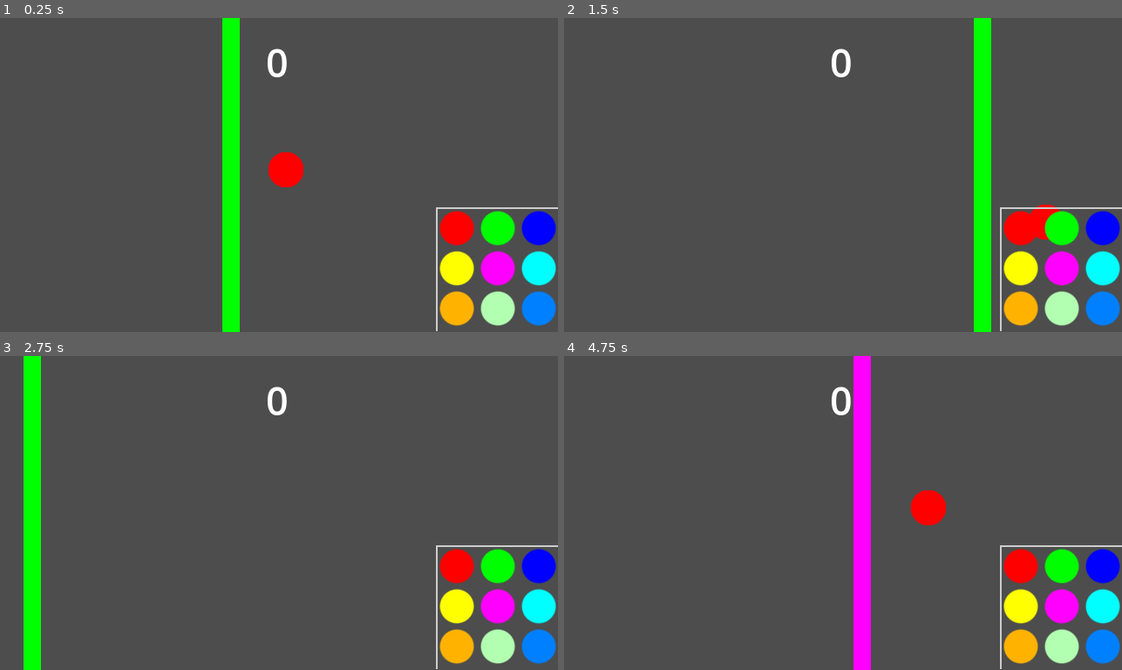
Above: before the commit, frames 1-4 (two rows, left to right).
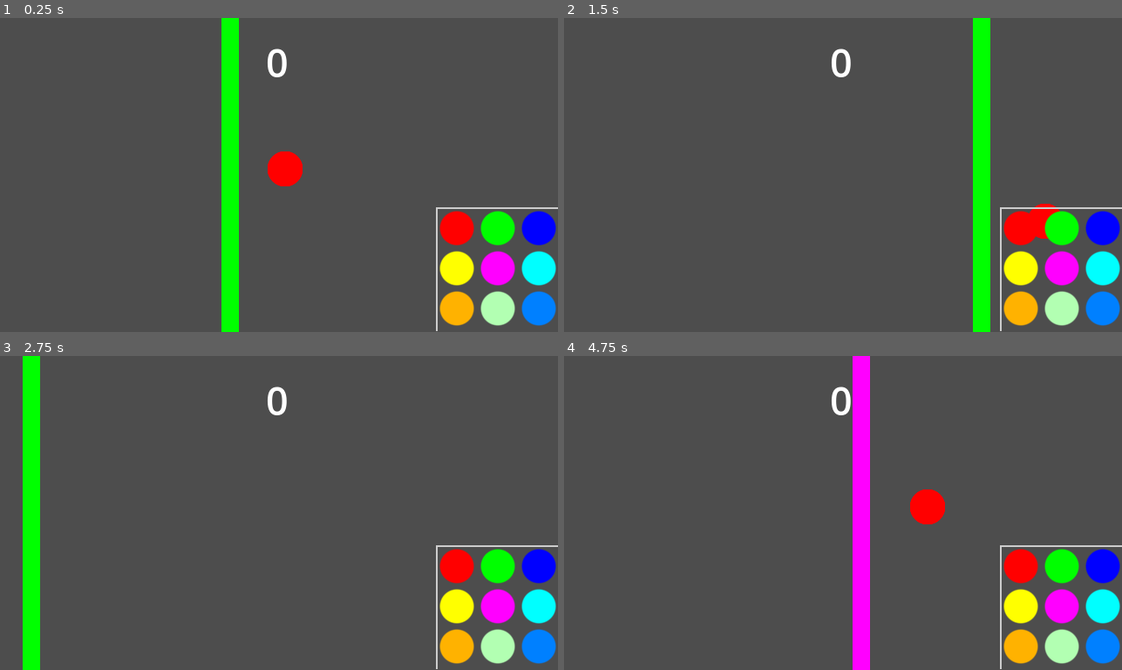
Above: after the commit, the same moments.

Repository: OutworldToast/circolour
Game: Godot game, scene res://src/game/game.tscn
The game is run twice, just before and just after one commit, with the same random seed, the same clock (stepped at 60 frames per second) and the same inputs.
Inputs:
- Up to frame 1 (0.25 s): no input
- Up to frame 2 (1.5 s): tap Enter at 0.5 s; hold D (move_right) 0.53-1.28 s; hold S (move_down) from 1.28 s (still down)
- Up to frame 3 (2.75 s): release S (move_down) at 2.03 s; hold D (move_right) from 2.03 s (still down)
- Up to frame 4 (4.75 s): release D (move_right) at 2.78 s; hold W (move_up) 2.78-3.53 s; hold A (move_left) from 3.53 s (still down)

The runs differ from the first frame. In frame 1, 0.4% of the frame differs, in the area x 39-55%, y 0-100%; in frame 2, 0.3%; in frame 3, 0.3%; in frame 4, 0.4%.

Commit message:
added music + screenshake

Diff:
--- /dev/null
+++ b/src/game/camera_2d.gd
@@ -0,0 +1,28 @@
+extends Camera2D
+class_name Camera
+
+# camera shake taken from: https://www.youtube.com/watch?v=LGt-jjVf-ZU
+
+@export var random_strength: float = 20.0
+@export var shake_fade: float = 5.0
+
+var rng = RandomNumberGenerator.new()
+
+var shake_strength: float = 0.0
+
+
+func shake() -> void:
+    shake_strength = random_strength
+
+func random_offset() -> Vector2:
+    return Vector2(
+        rng.randf_range(-shake_strength, shake_strength),
+        rng.randf_range(-shake_strength, shake_strength)
+    )
+
+func _process(delta: float) -> void:
+
+    if shake_strength > 0:
+        shake_strength = lerpf(shake_strength, 0, shake_fade * delta)
+
+        offset = random_offset()
--- a/src/game/game.gd
+++ b/src/game/game.gd
@@ -16,6 +16,8 @@
 @onready var player: Player = $Player
 @onready var line: Line = $Line
 @onready var grid_container: GridContainer = $CanvasLayer/HUD/PanelContainer/GridContainer
+
+@onready var camera: Camera = $Camera2D
 
 @onready var viewport_size: Vector2 = get_viewport().get_visible_rect().size
 
@@ -66,6 +68,8 @@
 
 
 func _on_player_score_earned() -> void:
+	camera.shake()
+
 	current_score += 1
 	$PointEarnedAudio.play()
 
--- a/src/game/game.tscn
+++ b/src/game/game.tscn
@@ -1,7 +1,9 @@
-[gd_scene load_steps=8 format=3 uid="uid://dfndd87h3w6cn"]
+[gd_scene load_steps=10 format=3 uid="uid://dfndd87h3w6cn"]
 
 [ext_resource type="PackedScene" uid="uid://d4ktd6y1j6nex" path="res://src/player.tscn" id="1_qnjlk"]
 [ext_resource type="Script" uid="uid://dpg1rdmwb32jc" path="res://src/game/game.gd" id="1_s6lek"]
+[ext_resource type="Script" uid="uid://hb3b54m04cv7" path="res://src/game/camera_2d.gd" id="2_jhw8o"]
+[ext_resource type="AudioStream" uid="uid://dhqi7hj68i4ca" path="res://sound/Demonstar Music - Level 7 - Outer Space.mp3" id="2_n7s5x"]
 [ext_resource type="AudioStream" uid="uid://cgaaqkr8l08e8" path="res://sound/coin1.ogg" id="2_yarin"]
 [ext_resource type="AudioStream" uid="uid://btbxfdwj05kbf" path="res://sound/hurt1.ogg" id="3_jhw8o"]
 [ext_resource type="PackedScene" uid="uid://ch1jfy1gpg0q6" path="res://src/line/line.tscn" id="3_kgj8g"]
@@ -17,8 +19,18 @@
 [node name="Game" type="Node2D"]
 script = ExtResource("1_s6lek")
 
+[node name="Music" type="AudioStreamPlayer" parent="."]
+stream = ExtResource("2_n7s5x")
+volume_db = -30.0
+autoplay = true
+
+[node name="Camera2D" type="Camera2D" parent="."]
+position = Vector2(321, 181)
+script = ExtResource("2_jhw8o")
+
 [node name="PointEarnedAudio" type="AudioStreamPlayer" parent="."]
 stream = ExtResource("2_yarin")
+volume_db = -9.0
 
 [node name="GameOverAudio" type="AudioStreamPlayer" parent="."]
 stream = ExtResource("3_jhw8o")
Not shown, added: sound/Demonstar Music - Level 7 - Outer Space.mp3.import
Not shown, added: src/game/camera_2d.gd.uid
Not shown, added: sound/Demonstar Music - Level 7 - Outer Space.mp3
